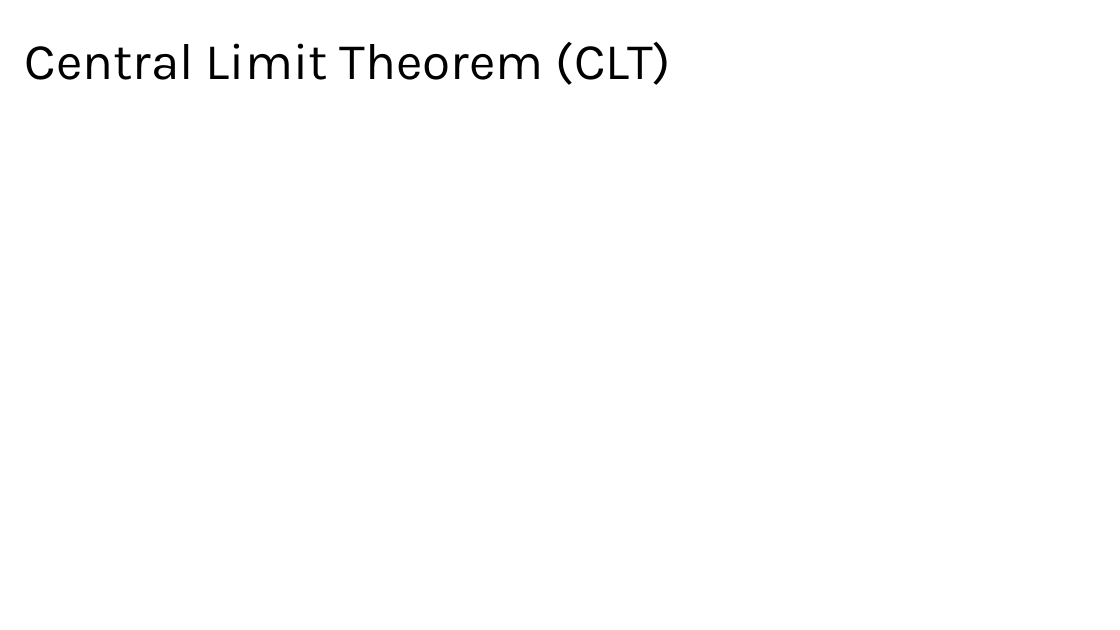
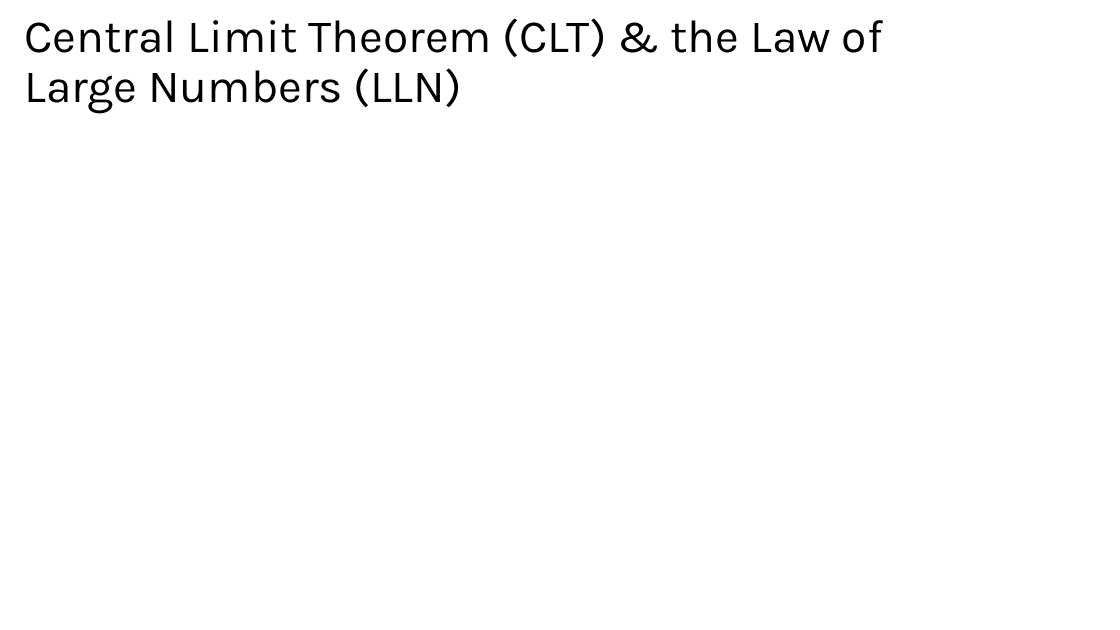
Before and after one commit to bigdataforsocialjustice/stats-for-social-justice, a slide deck: slide 2 of slides/dummy/dummy_vars.pptx. Drawn at 1120x630 pixels with LibreOffice and Linux fonts; fonts in the diff are those of the drawing; grey boxes stand for pictures. Boxes give left, top, right and bottom in pixels: in the first picture for what was removed or moved away, otherwise in the second. Text is boxed around its words. In the diff, an @@ line names an element or a change of style, - is before the commit and + after.

```diff
--- a/slides/dummy/dummy_vars.pptx
+++ b/slides/dummy/dummy_vars.pptx
@@ title at [25, 18, 883, 113]: text changed; size 44 to 39.6 pt @@
-Central Limit Theorem (CLT)
+Central Limit Theorem (CLT) & the Law of Large Numbers (LLN)
```
Also in this commit, not shown: 13 other slides changed, 1 slide added.
